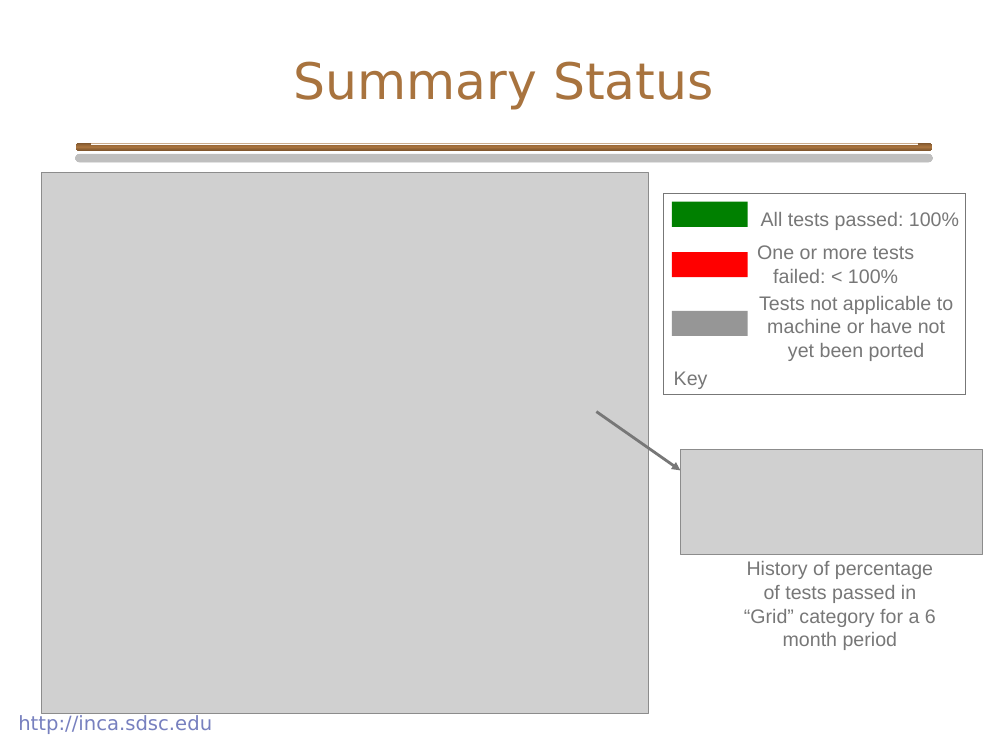
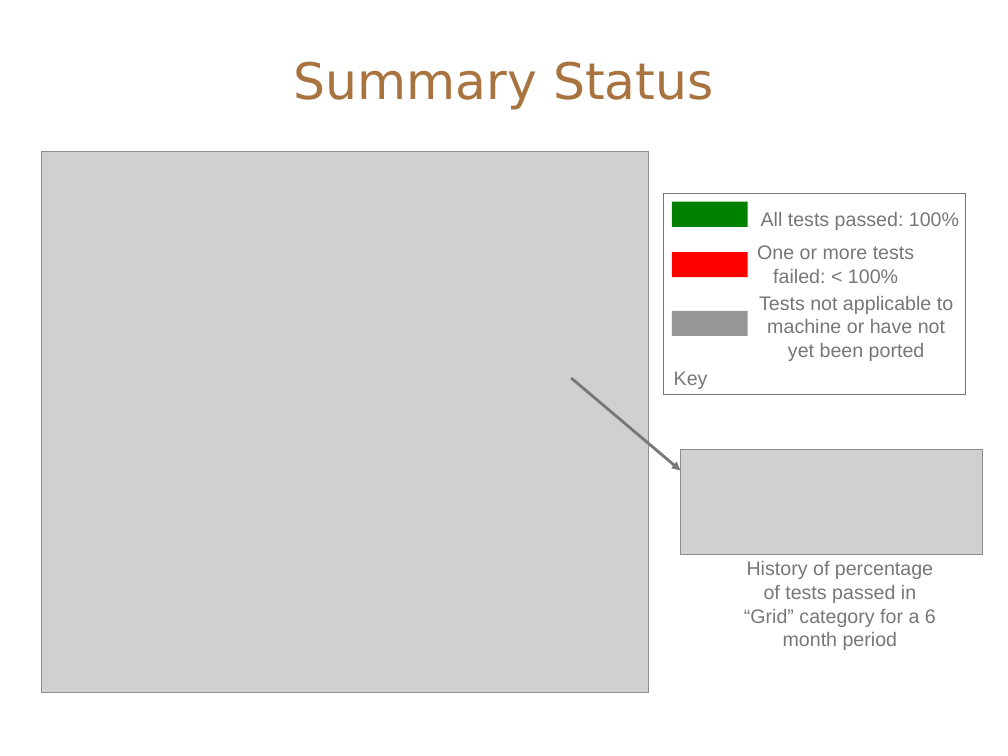
Before and after one commit to IncaProject/inca-xsede, a slide deck: slide 17 of talks/inca_GPW_06-2005.ppt. Drawn at 1008x756 pixels with LibreOffice and Linux fonts; fonts in the diff are those of the drawing; grey boxes stand for pictures; background and template pictures are left out. Boxes give left, top, right and bottom in pixels: in the first picture for what was removed or moved away, otherwise in the second. Text is boxed around its words. In the diff, an @@ line names an element or a change of style, - is before the commit and + after.

```diff
--- a/talks/inca_GPW_06-2005.ppt
+++ b/talks/inca_GPW_06-2005.ppt
@@ rounded rectangle removed at (76, 143, 932, 151) @@
@@ rounded rectangle removed at (92, 143, 918, 144) @@
@@ picture: place and size @@
-picture at (42, 172, 648, 714)
+picture at (42, 151, 648, 692)
@@ arrow moved from (597, 411) - (680, 471) to (572, 378) - (680, 471) @@
@@ text removed at (18, 715, 212, 734) @@
-http://inca.sdsc.edu
```
Also in this commit, not shown: 1 other slide changed, 2 slides added.
